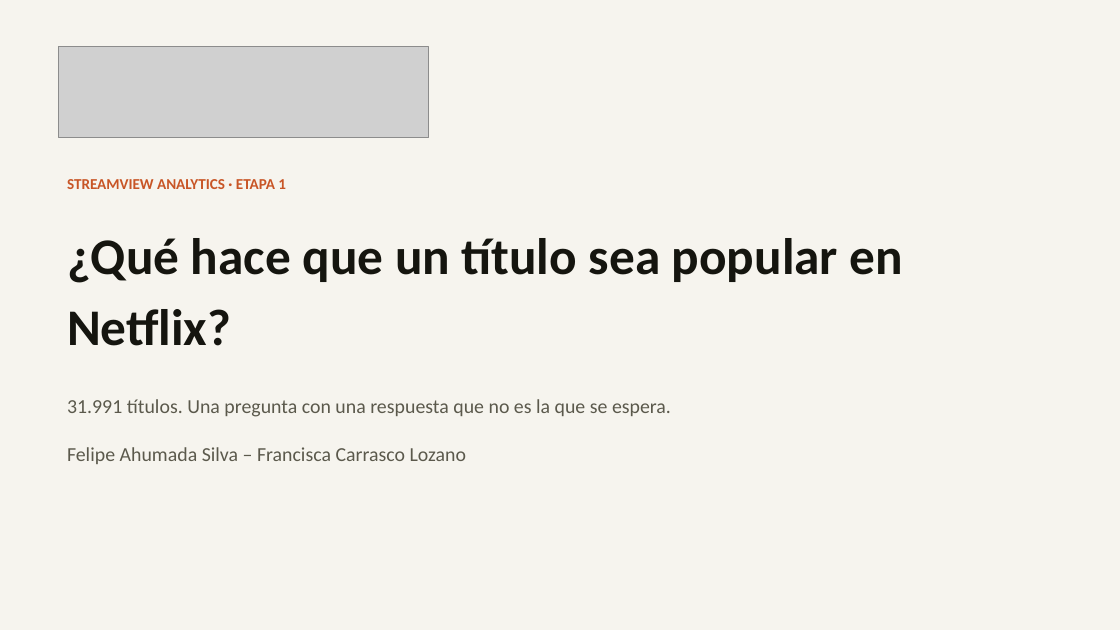
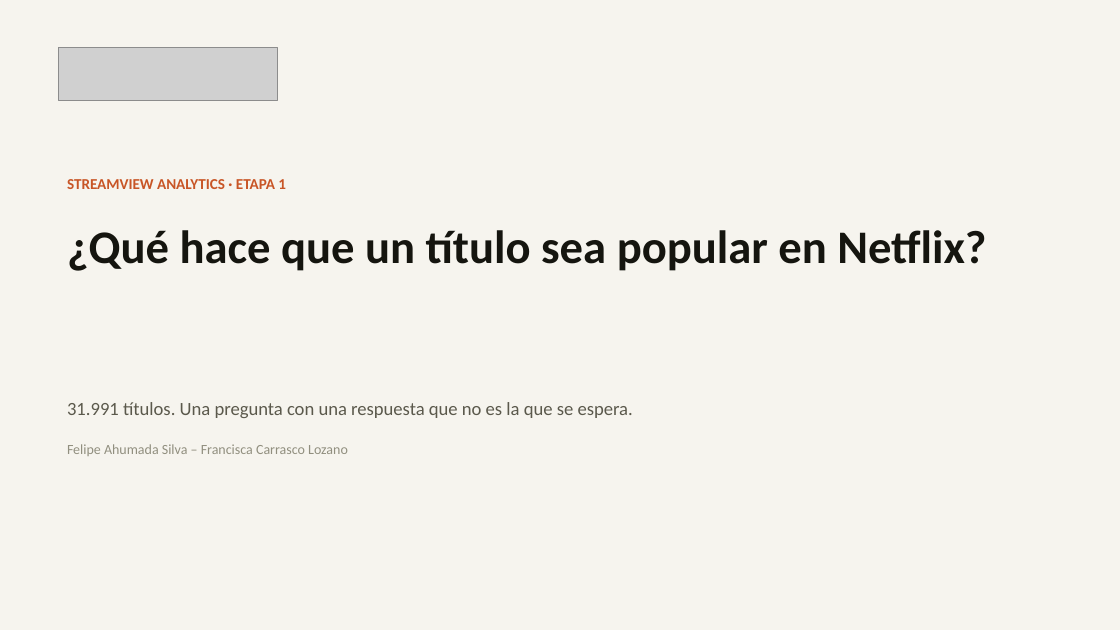
Before and after one commit to francarrascoo/StreamView_Analytics, a slide deck: slide 1 of entregables/Presentacion_EV1_StreamView_Analytics.pptx. Drawn at 1120x630 pixels with LibreOffice and Linux fonts; fonts in the diff are those of the drawing; grey boxes stand for pictures. Boxes give left, top, right and bottom in pixels: in the first picture for what was removed or moved away, otherwise in the second. Text is boxed around its words. In the diff, an @@ line names an element or a change of style, - is before the commit and + after.

```diff
--- a/entregables/Presentacion_EV1_StreamView_Analytics.pptx
+++ b/entregables/Presentacion_EV1_StreamView_Analytics.pptx
@@ picture: place and size @@
-picture at [59, 47, 429, 138]
+picture at [59, 47, 277, 101]
@@ text "¿Qué hace que un título ..." at [67, 230, 986, 271]: size 44 to 40 pt; line spacing 1.15 to 1.05 @@
@@ text "31.991 títulos. Una pregunta con ..." at [67, 402, 633, 418]: size 17 to 16 pt; line spacing 1.15 to 1.3 @@
@@ text "Felipe Ahumada Silva – Francisca ..." at [67, 444, 348, 456]: size 17 to 12 pt, text colour #5B594C to #918F7F @@
```
Also in this commit, not shown: 9 other slides changed, 5 slides added, 5 slides removed, 2 other files.
